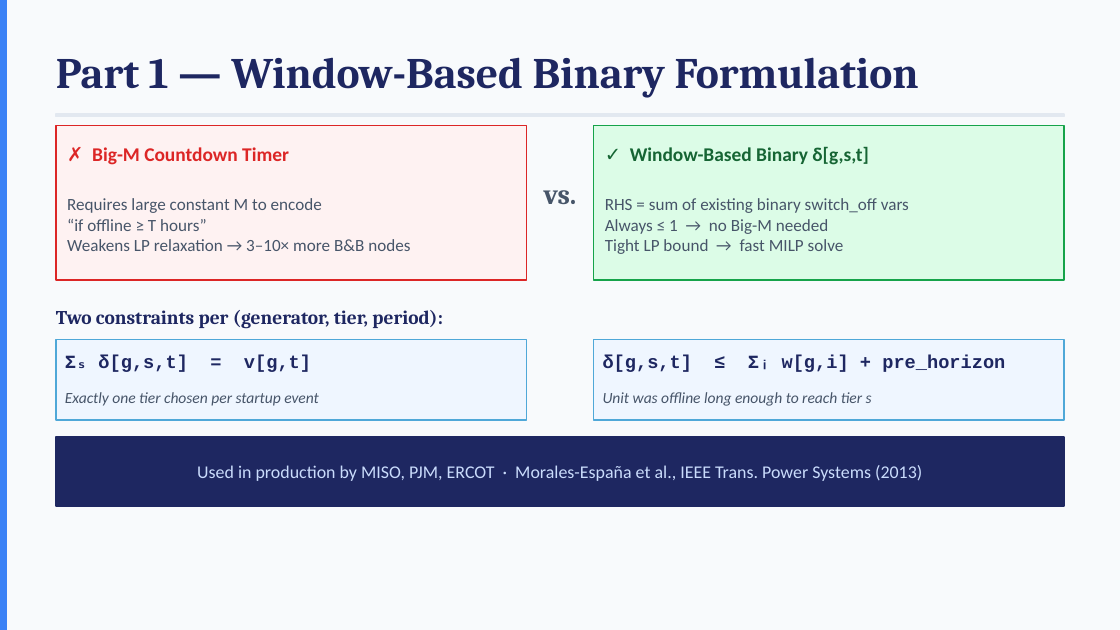
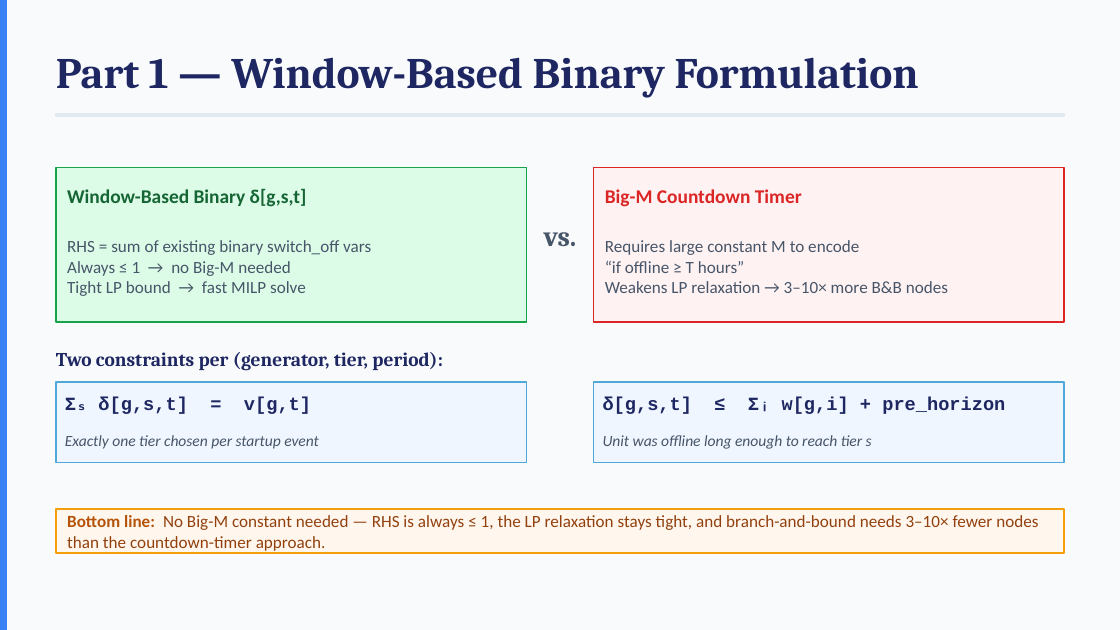
Before and after one commit to sb-at/chess_analyzer, a slide deck: slide 5 of TT/SCUC_Presentation.pptx. Drawn at 1120x630 pixels with LibreOffice and Linux fonts; fonts in the diff are those of the drawing. Boxes give left, top, right and bottom in pixels: in the first picture for what was removed or moved away, otherwise in the second. Text is boxed around its words. In the diff, an @@ line names an element or a change of style, - is before the commit and + after.

Commit message:
add ppt

```diff
--- a/TT/SCUC_Presentation.pptx
+++ b/TT/SCUC_Presentation.pptx
@@ rectangle removed at [56,125,526,280] @@
@@ rectangle: place and size @@
-rectangle at [594,125,1064,280]
+rectangle at [56,168,526,323]
@@ rectangle: place and size @@
-rectangle at [56,437,1064,506]
+rectangle at [594,168,1064,323]
@@ rectangle at [594,168,1064,323]: fill #1E2761 to #FEF2F2; outline #1E2761 1 pt to #DC2626 1 pt @@
@@ text at [67,188,307,207]: text changed @@
-✓ Window-Based Binary δ[g,s,t]
+Window-Based Binary δ[g,s,t]
@@ text at [605,189,802,207]: text changed @@
-✗ Big-M Countdown Timer
+Big-M Countdown Timer
@@ text "RHS = sum of existing ...": place and size @@
-text "RHS = sum of existing ..." at [605,198,909,254]
+text "RHS = sum of existing ..." at [67,240,371,296]
@@ text "Requires large constant M to ...": place and size @@
-text "Requires large constant M to ..." at [67,198,410,251]
+text "Requires large constant M to ..." at [605,240,948,293]
@@ 2 rectangles, 1 text: place and size @@
-2 rectangles, 1 text at [56,190,1064,420]
+2 rectangles, 1 text at [56,232,1064,463]
@@ 5 texts: place and size @@
-5 texts at [56,310,1005,406]
+5 texts at [56,352,1005,449]
@@ text removed at [197,465,922,481] @@
-Used in production by MISO, PJM, ERCOT · Morales-España et al., IEEE Trans. Power Systems (2013)
@@ rectangle added at [56,510,1064,553], fill #FFF7ED, outline #F59E0B 1.5 pt, 11 pt, text #92400E @@
+Bottom line: No Big-M constant needed — RHS is always ≤ 1, the LP relaxation stays tight, and branch-and-bound needs 3–10× fewer nodes than the countdown-timer approach.
```
Also in this commit, not shown: 8 other slides changed, 3 slides added, 1 slide removed.
